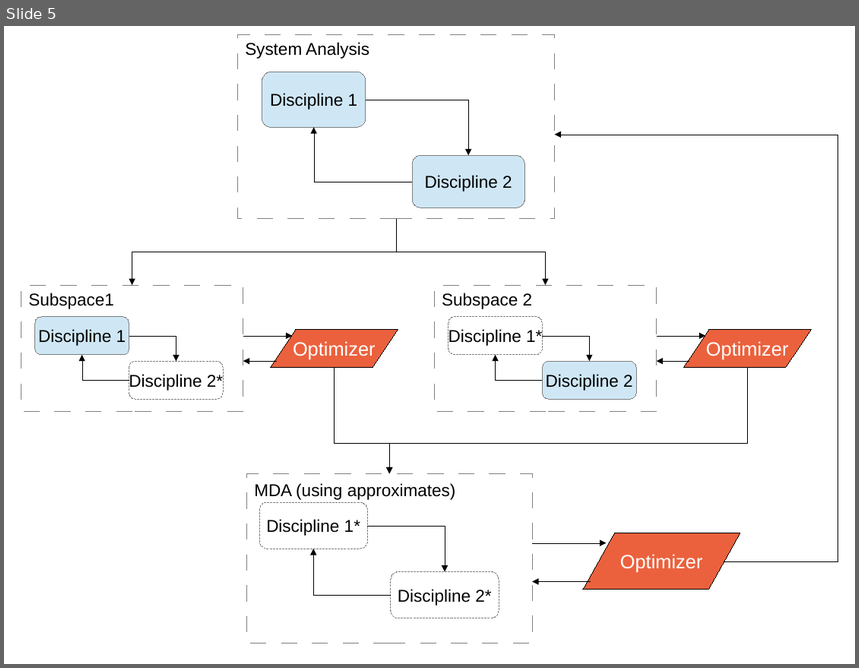
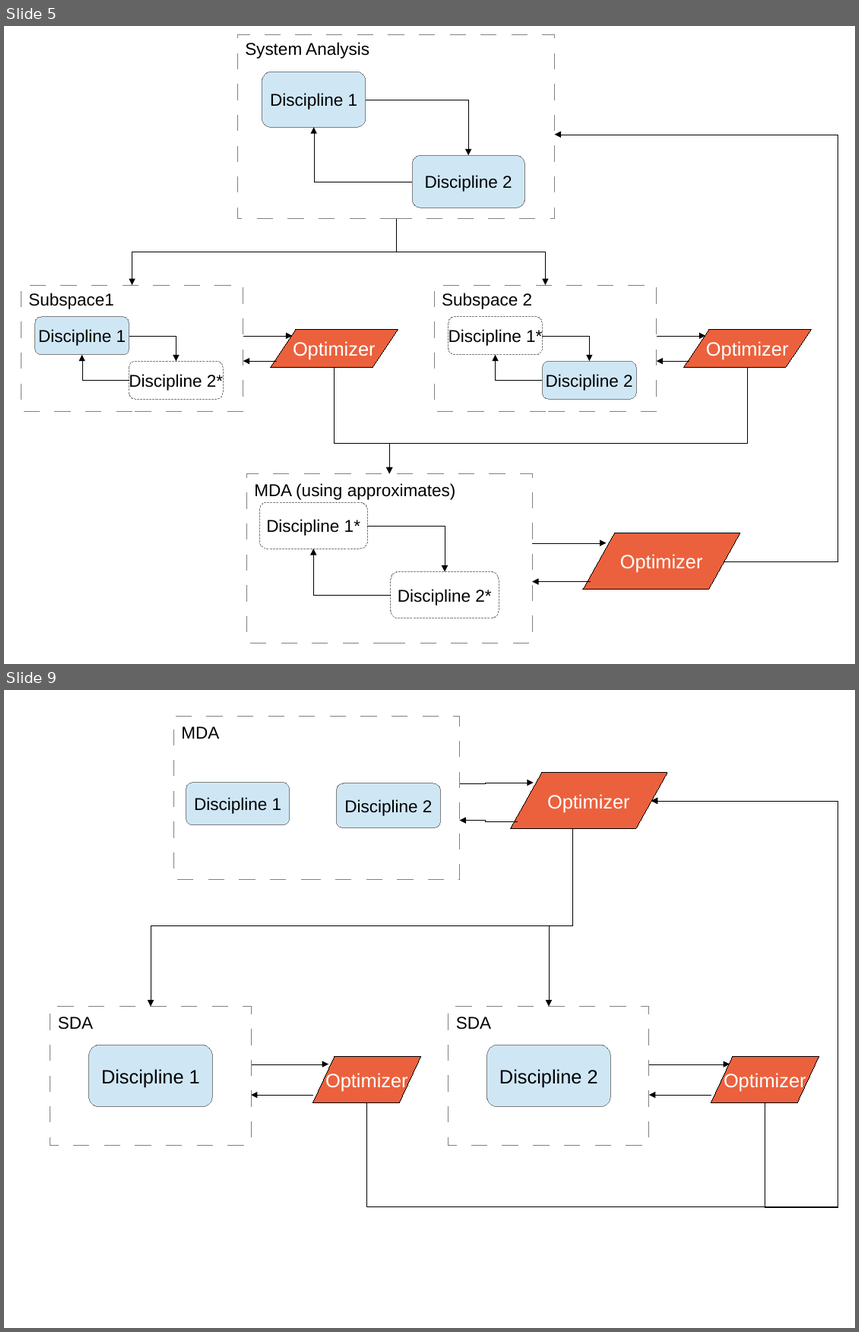
Before and after one commit to tomjorquera/thesis, a slide deck: StateoftheArt/figs/mdo.odp. Shown one above the other, each under a label of ours: slide 5 before the commit, slides 5 and 9 after it; the slides between them are not shown. The pictures are 859x668 and 859x1332 pixels, drawn with LibreOffice and Linux fonts; fonts in the diff are those of the drawing. Boxes give left, top, right and bottom in pixels: in the first picture for what was removed or moved away, otherwise in the second. Text is boxed around its words. In the diff, an @@ line names an element or a change of style, - is before the commit and + after.

```diff
--- a/StateoftheArt/figs/mdo.odp
+++ b/StateoftheArt/figs/mdo.odp
@@ slide 9 added at (x1=4, y1=690, x2=855, y2=1328), background #FFFFFF @@
@@ rectangle added at (x1=174, y1=717, x2=460, y2=880), outline #808080 0 pt, 16 pt, text #000000 @@
+MDA
@@ flow chart input output added at (x1=511, y1=773, x2=667, y2=829), fill #EB613D, outline #000000 0 pt, 18 pt, text #FFFFFF @@
+Optimizer
@@ rounded rectangle added at (x1=186, y1=782, x2=290, y2=825), fill #CFE7F5, outline #808080 0 pt, 16 pt, text #000000 @@
+Discipline 1
@@ rounded rectangle added at (x1=336, y1=783, x2=440, y2=828), fill #CFE7F5, outline #808080 0 pt, 16 pt, text #000000 @@
+Discipline 2
@@ elbow arrow added from (367, 1103) to (652, 801), #000000 0 pt @@
@@ elbow arrow added from (460, 783) to (534, 783), #000000 0 pt @@
@@ elbow arrow added from (766, 1103) to (652, 801), #000000 0 pt @@
@@ elbow arrow added from (518, 821) to (460, 821), #000000 0 pt @@
@@ elbow arrow added from (573, 829) to (151, 1007), #000000 0 pt @@
@@ elbow arrow added from (573, 829) to (550, 1007), #000000 0 pt @@
@@ rectangle added at (x1=50, y1=1007, x2=251, y2=1146), outline #808080 0 pt, 16 pt, text #000000 @@
+SDA
@@ rectangle added at (x1=449, y1=1007, x2=650, y2=1146), outline #808080 0 pt, 16 pt, text #000000 @@
+SDA
@@ rounded rectangle added at (x1=89, y1=1046, x2=212, y2=1107), fill #CFE7F5, outline #808080 0 pt, 18 pt, text #000000 @@
+Discipline 1
@@ rounded rectangle added at (x1=487, y1=1046, x2=611, y2=1107), fill #CFE7F5, outline #808080 0 pt, 18 pt, text #000000 @@
+Discipline 2
@@ elbow arrow added from (251, 1065) to (329, 1065), #000000 0 pt @@
@@ flow chart input output added at (x1=313, y1=1057, x2=421, y2=1103), fill #EB613D, outline #000000 0 pt, 18 pt, text #FFFFFF @@
+Optimizer
@@ elbow arrow added from (650, 1065) to (730, 1065), #000000 0 pt @@
@@ flow chart input output added at (x1=712, y1=1057, x2=819, y2=1103), fill #EB613D, outline #000000 0 pt, 18 pt, text #FFFFFF @@
+Optimizer
@@ elbow arrow added from (313, 1096) to (251, 1096), #000000 0 pt @@
@@ elbow arrow added from (712, 1096) to (650, 1096), #000000 0 pt @@
```
Also in this commit, not shown: 4 slides changed, 1 other slide added, 10 other files.
